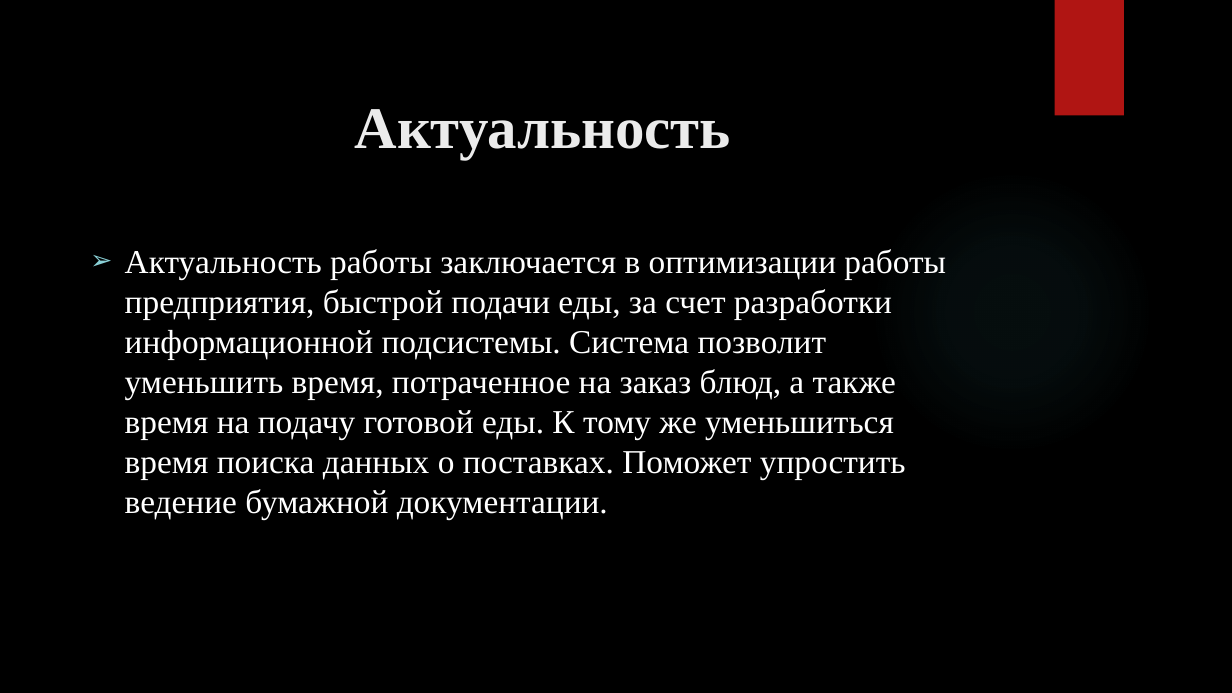
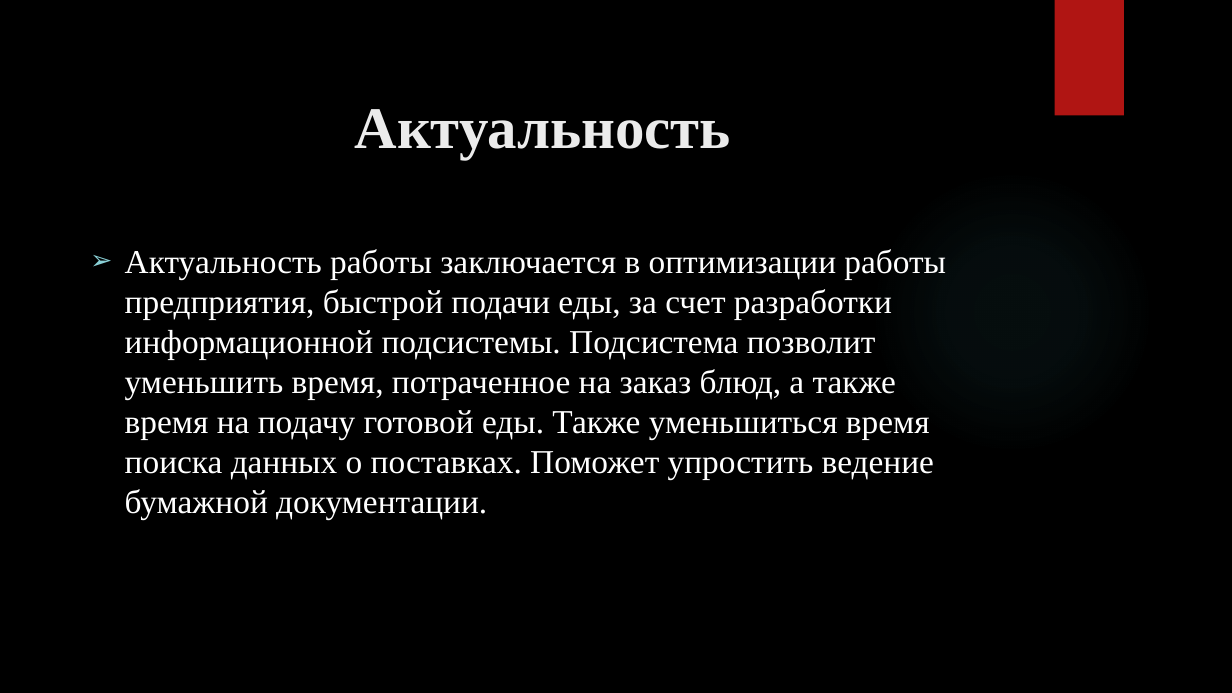
Before and after one commit to nefir2/kur, a slide deck: slide 2 of well, this is mine/DONE/presentation/presentation.pptx. Drawn at 1232x693 pixels with LibreOffice and Linux fonts; fonts in the diff are those of the drawing; background and template pictures are left out. Boxes give left, top, right and bottom in pixels: in the first picture for what was removed or moved away, otherwise in the second. Text is boxed around its words. In the diff, an @@ line names an element or a change of style, - is before the commit and + after.

```diff
--- a/well, this is mine/DONE/presentation/presentation.pptx
+++ b/well, this is mine/DONE/presentation/presentation.pptx
@@ text at bbox=[125, 249, 946, 520]: text changed @@
-➢ Актуальность работы заключается в оптимизации работы предприятия, быстрой подачи еды, за счет разработки информационной подсистемы. Система позволит уменьшить время, потраченное на заказ блюд, а также время на подачу готовой еды. К тому же уменьшиться время поиска данных о поставках. Поможет упростить ведение бумажной документации.
+➢ Актуальность работы заключается в оптимизации работы предприятия, быстрой подачи еды, за счет разработки информационной подсистемы. Подсистема позволит уменьшить время, потраченное на заказ блюд, а также время на подачу готовой еды. Также уменьшиться время поиска данных о поставках. Поможет упростить ведение бумажной документации.
```
Also in this commit, not shown: 4 other slides changed, 2 other files.
